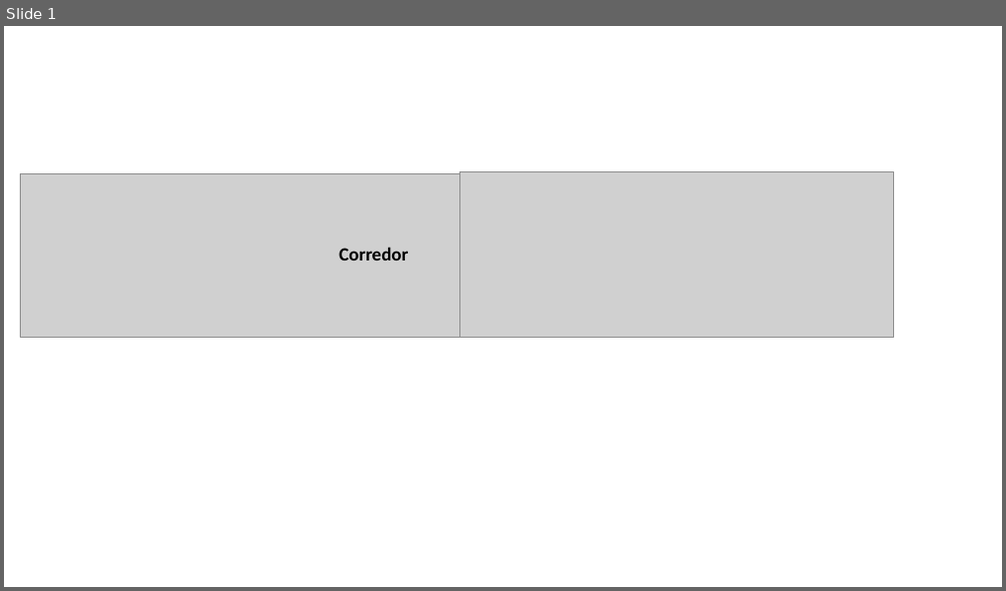
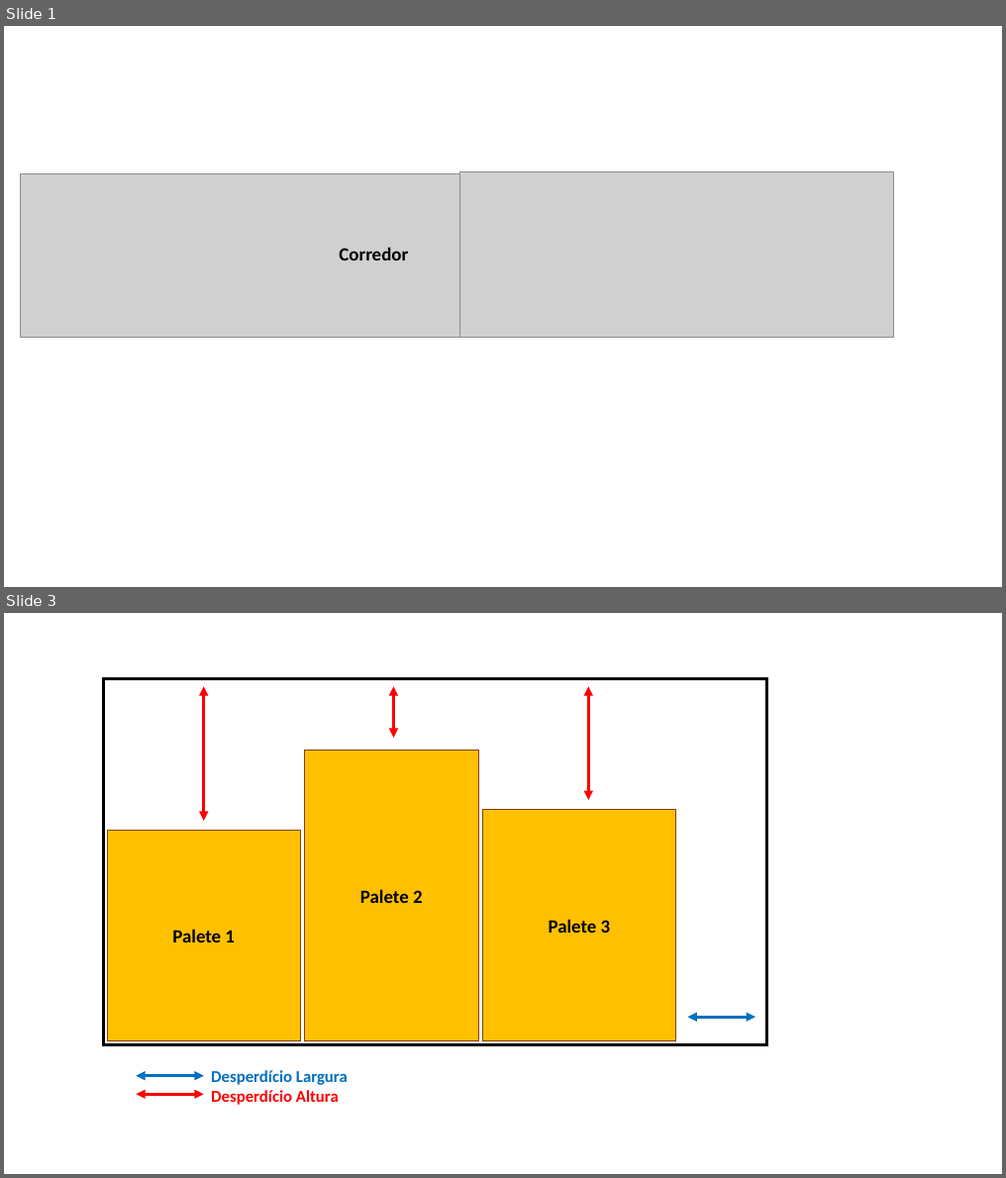
Before and after one commit to natawild/OCA2018, a slide deck: Trabalho2/desenhos.pptx. Shown one above the other, each under a label of ours: slide 1 before the commit, slides 1 and 3 after it; the slides between them are not shown. The pictures are 1006x591 and 1006x1178 pixels, drawn with LibreOffice and Linux fonts; fonts in the diff are those of the drawing; grey boxes stand for pictures. Boxes give left, top, right and bottom in pixels: in the first picture for what was removed or moved away, otherwise in the second. Text is boxed around its words. In the diff, an @@ line names an element or a change of style, - is before the commit and + after.

Commit message:
paletes

```diff
--- a/Trabalho2/desenhos.pptx
+++ b/Trabalho2/desenhos.pptx
@@ slide 3 added at box(4, 613, 1002, 1174), background #FFFFFF @@
@@ rectangle added at box(104, 679, 767, 1045), fill #FFFFFF, outline #000000 3 pt @@
@@ double arrow added from (204, 686) to (204, 821), #FF0000 3 pt @@
@@ double arrow added from (393, 686) to (393, 738), #FF0000 3 pt @@
@@ double arrow added from (589, 686) to (589, 800), #FF0000 3 pt @@
@@ rectangle added at box(304, 750, 478, 1042), fill #FFC000, outline #843C0B 1 pt, 18 pt, text #000000, bold @@
+Palete 2
@@ rectangle added at box(482, 810, 675, 1042), fill #FFC000, outline #843C0B 1 pt, 18 pt, text #000000, bold @@
+Palete 3
@@ rectangle added at box(107, 830, 300, 1042), fill #FFC000, outline #843C0B 1 pt, 18 pt, text #000000, bold @@
+Palete 1
@@ double arrow added from (755, 1017) to (687, 1017), #0070C0 3 pt @@
@@ double arrow added from (204, 1076) to (136, 1076), #0070C0 3 pt @@
@@ text added at box(211, 1070, 348, 1105), 16 pt, text #0070C0, bold @@
+Desperdício Largura
+Desperdício Altura
@@ double arrow added from (204, 1094) to (136, 1094), #FF0000 3 pt @@
```
Also in this commit, not shown: 4 other slides added, 26 other files.
